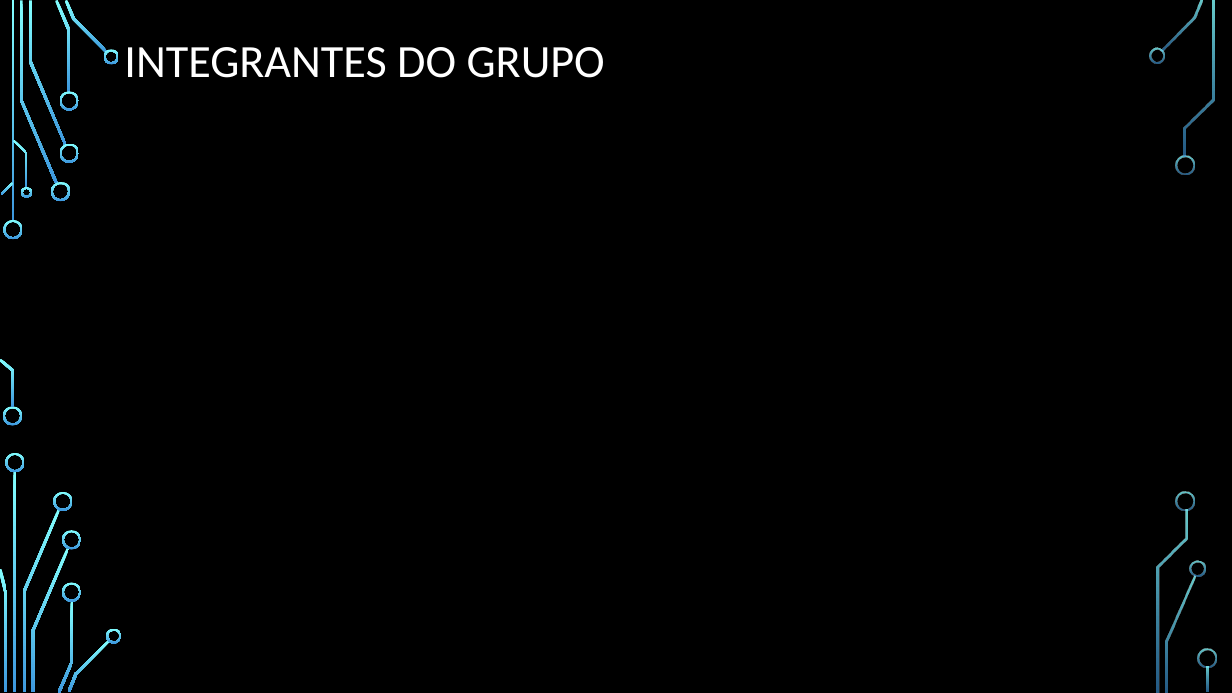
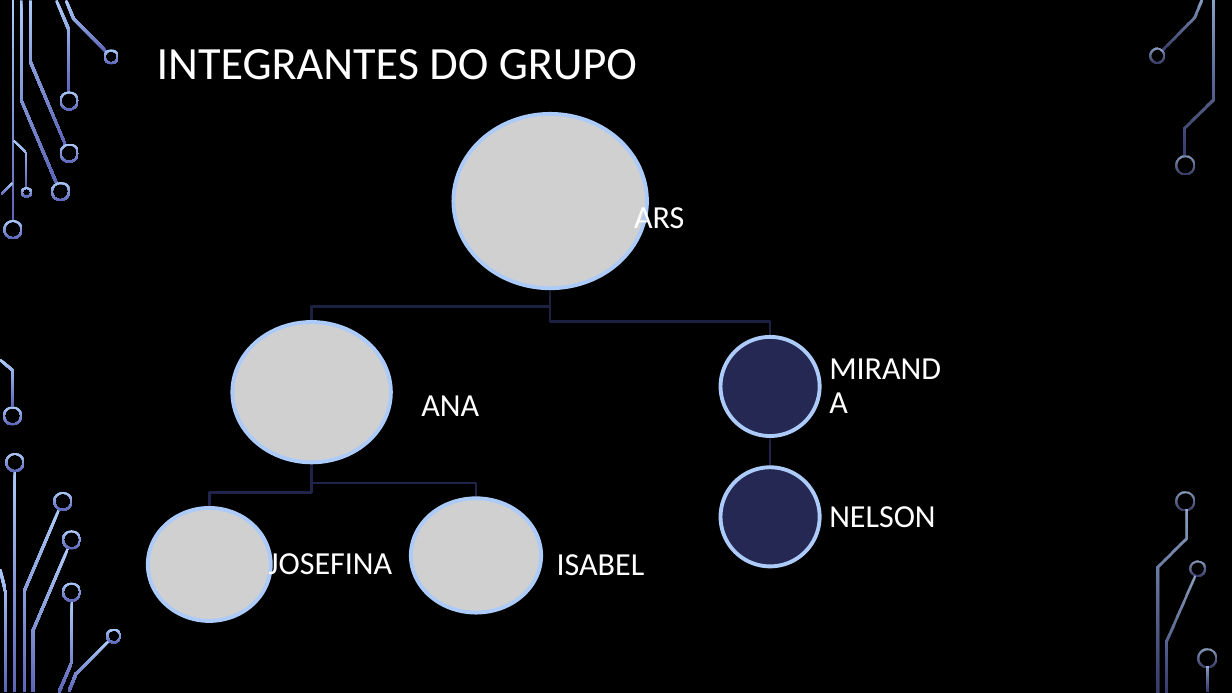
Before and after one commit to arseniosplaneinstein-code/Html-css-java-script, a slide deck: slide 2 of Material/Projecto de TLP/Apresentação/Robotica futurista.pptx. Drawn at 1232x693 pixels with LibreOffice and Linux fonts; fonts in the diff are those of the drawing; grey boxes stand for pictures; background and template pictures are left out. Boxes give left, top, right and bottom in pixels: in the first picture for what was removed or moved away, otherwise in the second. Text is boxed around its words. In the diff, an @@ line names an element or a change of style, - is before the commit and + after.

```diff
--- a/Material/Projecto de TLP/Apresentação/Robotica futurista.pptx
+++ b/Material/Projecto de TLP/Apresentação/Robotica futurista.pptx
@@ fill gradient #82FFFF to #3D97DE to gradient #ACCBF9 to #5C64B7 in 36 elements at (4,220,23,239), (3,407,22,426), (20,1,57,184), (51,182,70,201), (29,1,66,145), (55,0,71,92), (59,143,79,163), (59,91,79,111), (65,0,107,54), (104,49,120,64), (1,182,14,195), (0,359,14,408), (13,140,28,188), (20,187,31,198), (14,471,17,692), (22,509,59,691), (6,453,25,472), (0,568,6,691), (54,492,73,511), (31,548,69,692), (57,601,73,693), (62,531,81,550), (62,582,81,602), (67,640,110,692), (106,628,122,643), (1161,0,1203,52), (1149,48,1165,64), (1176,155,1195,175), (1165,576,1196,692), (1190,561,1206,577), (1184,1,1214,157), (1177,492,1196,511), (1156,510,1188,692), (1198,649,1217,668), (1207,666,1210,692), (11,1,14,222) @@
@@ title "INTEGRANTES DO GRUPO": place and size @@
-title "INTEGRANTES DO GRUPO" at (124,47,605,78)
+title "INTEGRANTES DO GRUPO" at (157,49,637,80)
@@ group added at (148,114,969,621): 6 texts, 5 freeform shapes, 4 pictures, 2 ellipses @@
+ARS
+ANA
+JOSEFINA
+ISABEL
+MIRANDA
+NELSON
```
Also in this commit, not shown: 13 other slides changed, 1 slide added, 3 other files.
